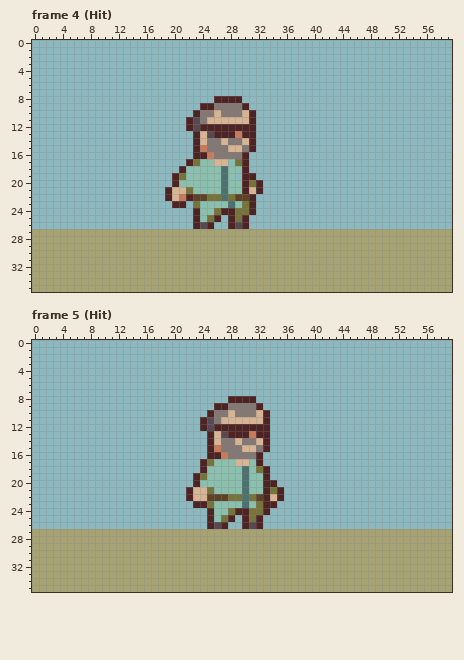
Pixel-art file: resources/art/raw/character_animations/main_character_gun.aseprite. The picture above is the old version.
60x36 pixels, 37 frames. Colours within 5 levels of each other are drawn and written as one. Shown: frame 4 (Hit), frame 5 (Hit). The commit also changed other frames, which this record leaves out.
The same view after the edit:
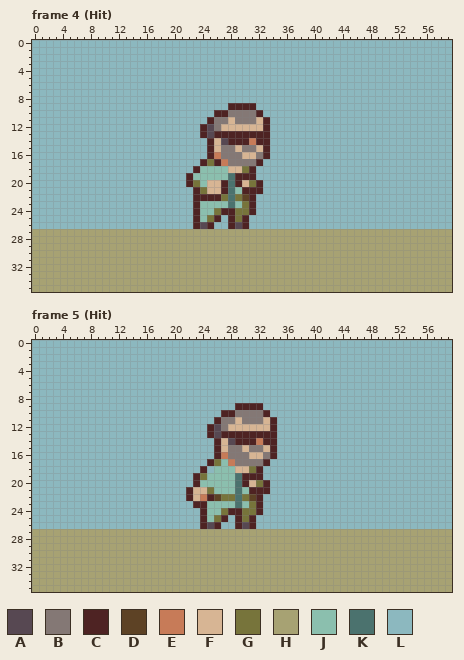
Palette (. is transparent): A #574852  B #847875  C #4e2323  D #5d4225  E #c77b58  F #d7b594  G #77743b  H #a7a273  J #8bbfae  K #4b726e  L #8cb8bf
The exact change:
layer "Layer 3" now shown
Frame 4 (Hit), layers "Layer 3", "body":
y 8: x 26..29 CCCC -> LLLL
y 9: x 24..29 CCBBBB -> LLLLCC; x 31 L -> C
y 10: x 23..27 CBBFB -> LLLCC; x 30..32 FCL -> BBC
y 11: x 22..27 CABFFF -> LLLCBB; x 29..33 FFCLL -> BBBFC
y 12: x 22..23 CA -> LL; x 25..33 CCCCCCCLL -> ABFFFFFFC
y 13: x 23..24 CF -> LC; x 29 E -> C; x 32..33 LL -> CC
y 14: x 23..33 CFBBFBBFCLL -> LLCFACCCECC
y 15: x 23..26 CEBB -> LLCF; x 28 F -> B; x 31..33 CLL -> BFC
y 16: x 23..26 CCEB -> LLCE; x 30..33 CLLL -> FFBC
y 17: x 22..32 CGJJFFJGCLL -> LLCGCEBBBBC
y 18: x 21..23 CJJ -> LLC; x 27..31 KJJCL -> JFFGC
y 19: x 20..22 CGJ -> LLC; x 27..29 KJL -> JKC
y 20: x 20..23 CJJJ -> LLCG; x 25..30 JJKJJC -> FFCKCF
y 21: x 19..28 CFFGJJJJKJ -> LLLLCGFFCK; x 31 F -> C
y 22: x 19..29 CFECDDGGKGD -> LLLLCCCCGKG
y 23: x 20..21 CC -> LL; x 23 G -> C
Frame 5 (Hit), layer "body":
y 8: x 28..31 CCCC -> LLLL
y 9: x 26..31 CCBBBB -> LLLCCC
y 10: x 25..28 CBBF -> LLCC; x 32 F -> B
y 11: x 24..28 CABFF -> LLCBB; x 30..34 FFFCL -> BBBFC
y 12: x 24..34 CACCCCCCCCL -> LCABFFFFFFC
y 13: x 26..27 FA -> AC; x 31 E -> C; x 34 L -> C
y 14: x 25..32 CFBBFBBF -> LCFACCCE; x 34 L -> C
y 15: x 25..27 CEB -> LCF; x 31 F -> B; x 33..34 CL -> FC
y 16: x 25 C -> L; x 31..34 BCLL -> FFBC
y 17: x 24..26 CGJ -> LCG; x 28..33 JFFJCL -> EBBBBC
y 18: x 25 J -> L; x 29..33 JKJGC -> FFGCL
y 19: x 29..33 JKJJC -> KCCCL
y 20: x 29..32 JKJJ -> KCFG; x 34 C -> L
y 21: x 29..32 JKJJ -> KJCC; x 34..35 GC -> LL
y 22: x 24..25 FD -> EC; x 27 D -> G; x 29..35 GKGDCFC -> KGDCLLL
y 23: x 25 G -> J; x 29..34 JKJGCC -> KJGCLL
y 24: x 24..25 LC -> CJ; x 27..28 JG -> GC; x 30 C -> G; x 32..33 GC -> CL
y 25: x 24..32 LCJGCLCGC -> CJGCLCGCL
y 26: x 24..27 LCAC -> CACL; x 29..32 LCAC -> CACL
